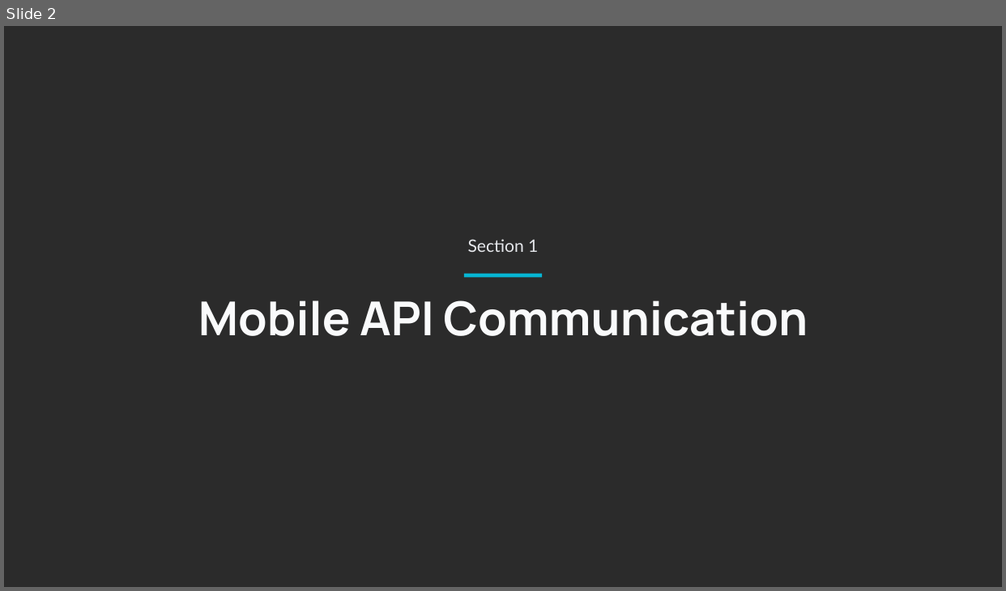
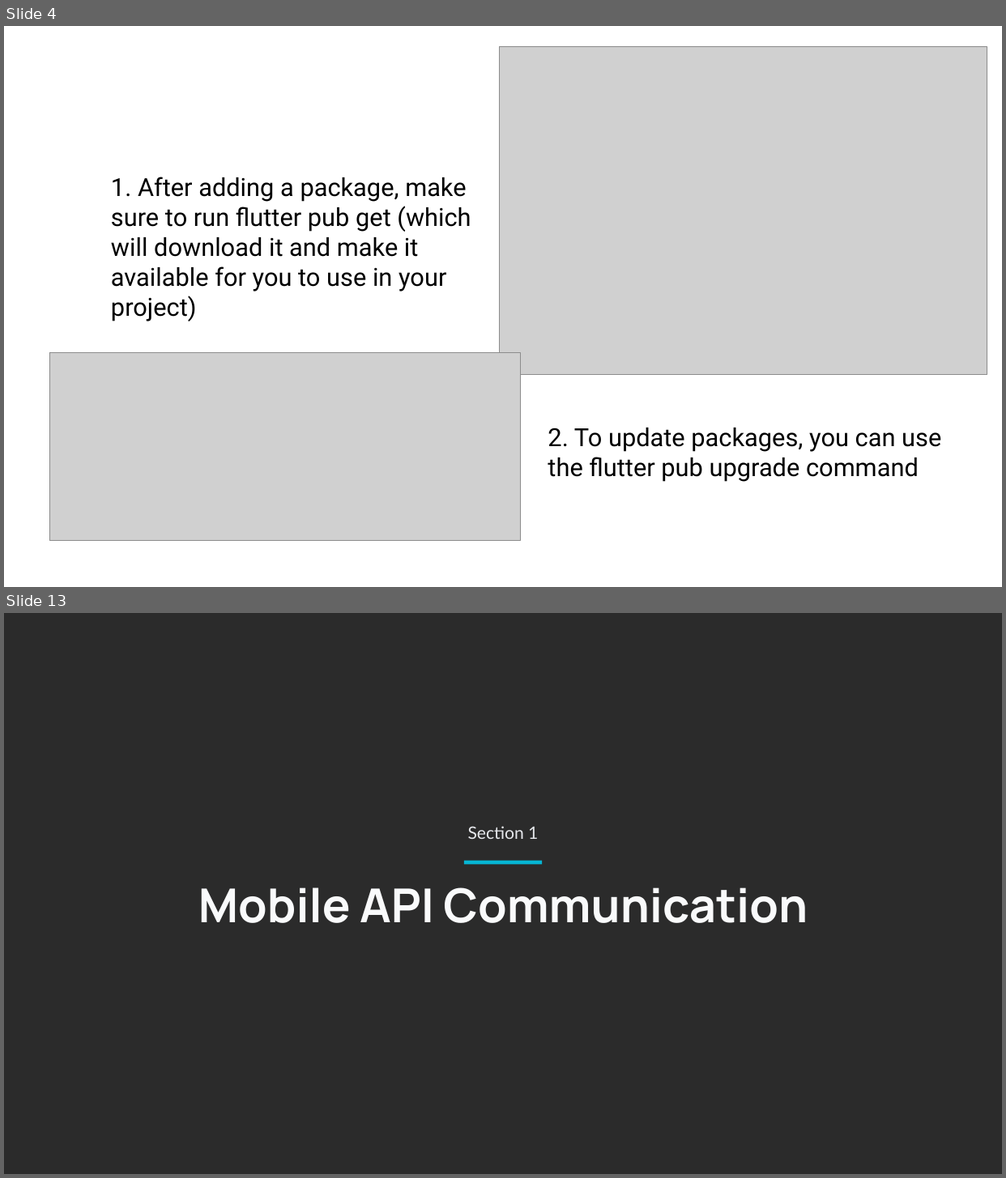
Before and after one commit to rusudinu/mobile-and-embedded-computing, a slide deck: lectures/Mobile-and-Embedded-Lecture6.pptx. Shown one above the other, each under a label of ours: slide 2 before the commit, slides 4 and 13 after it; the slides between them are not shown. The pictures are 1006x591 and 1006x1178 pixels, drawn with LibreOffice and Linux fonts; fonts in the diff are those of the drawing; grey boxes stand for pictures; background and template pictures are left out; a plain dark background stands for a picture behind light text. Boxes give left, top, right and bottom in pixels: in the first picture for what was removed or moved away, otherwise in the second. Text is boxed around its words. In the diff, an @@ line names an element or a change of style, - is before the commit and + after.

```diff
--- a/lectures/Mobile-and-Embedded-Lecture6.pptx
+++ b/lectures/Mobile-and-Embedded-Lecture6.pptx
@@ slide 4 added at bbox=[4, 26, 1002, 587], background #FFFFFF @@
@@ picture added at bbox=[500, 46, 987, 375] @@
@@ text added at bbox=[111, 177, 471, 322], 24 pt, text #000000 @@
+1. After adding a package, make sure to run flutter pub get (which will download it and make it available for you to use in your project)
@@ picture added at bbox=[49, 353, 521, 541] @@
@@ text added at bbox=[548, 428, 941, 482], 24 pt, text #000000 @@
+2. To update packages, you can use the flutter pub upgrade command
@@ what was slide 2 is now slide 13 @@
```
Also in this commit, not shown: 1 slide changed, 10 other slides added.
